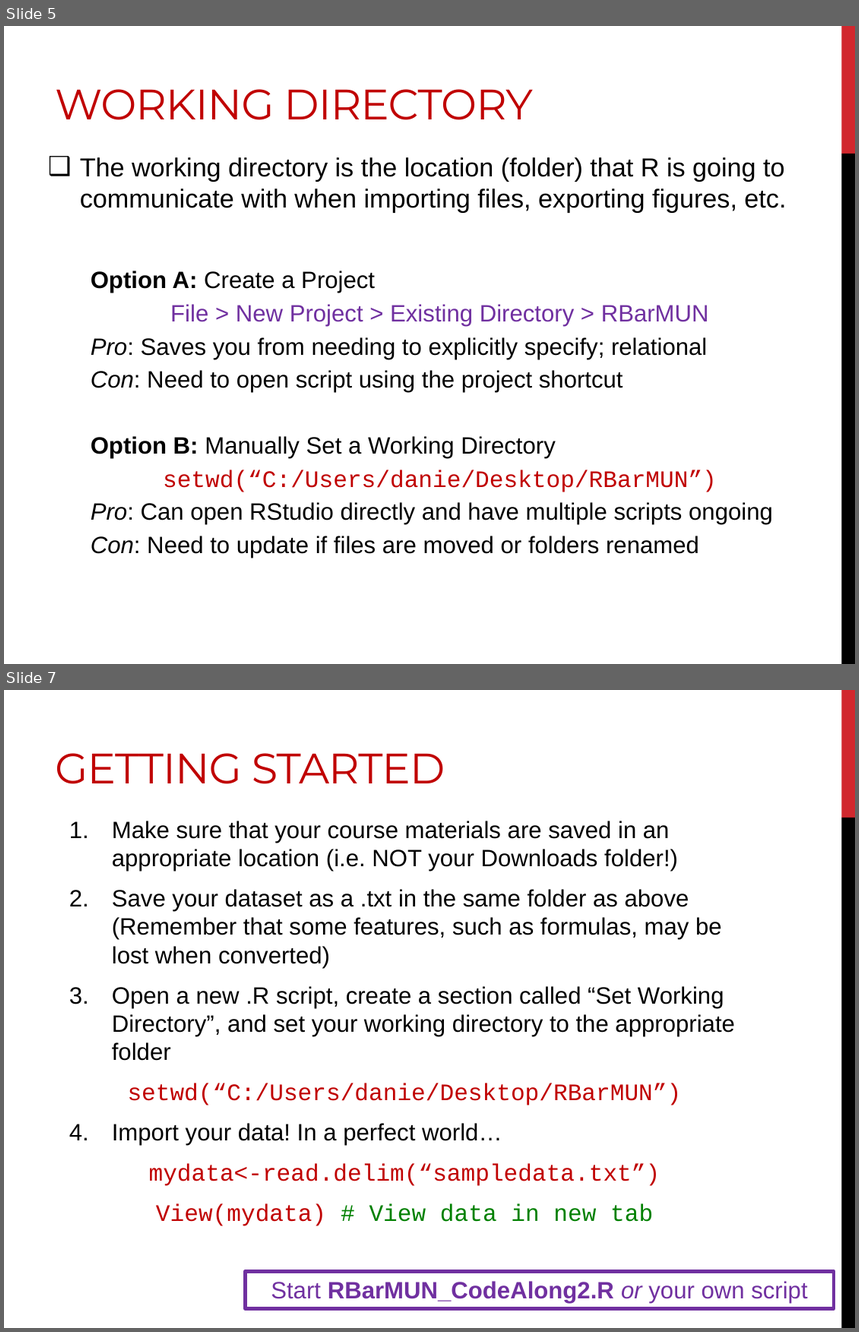
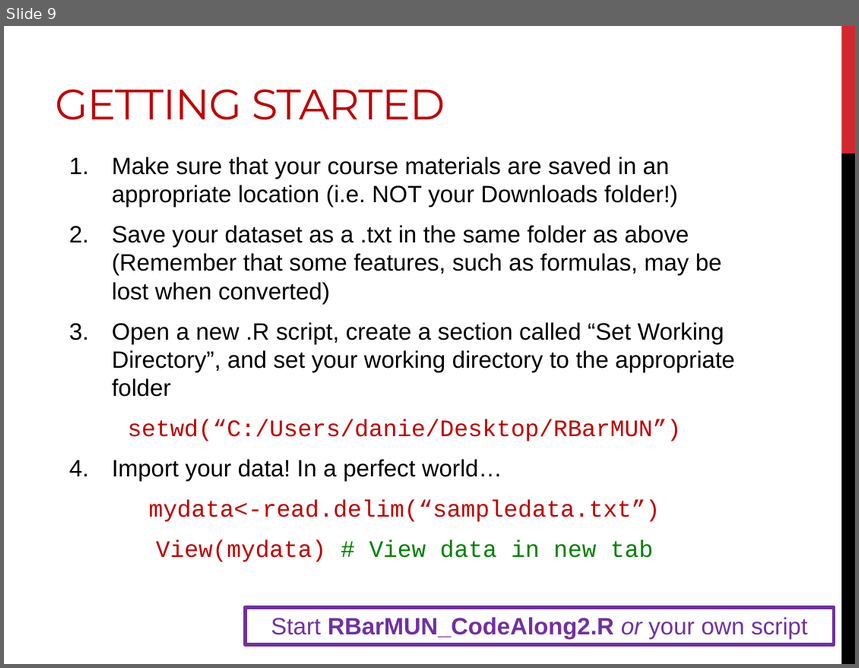
Before and after one commit to DanielleQuinn/RBarMUN, a slide deck: IntroWorkshop/RBar_IntroII.pptx. Shown one above the other, each under a label of ours: slides 5 and 7 before the commit, slide 9 after it; the slides between them are not shown. The pictures are 859x1332 and 859x668 pixels, drawn with LibreOffice and Linux fonts; fonts in the diff are those of the drawing. Boxes give left, top, right and bottom in pixels: in the first picture for what was removed or moved away, otherwise in the second. Text is boxed around its words. In the diff, an @@ line names an element or a change of style, - is before the commit and + after.

```diff
--- a/IntroWorkshop/RBar_IntroII.pptx
+++ b/IntroWorkshop/RBar_IntroII.pptx
@@ slide 5 removed at <box>4,26,855,664</box>, background #FFFFFF; not listed: 2 template elements that a slide beside it also shows @@
@@ title removed at <box>55,89,532,120</box> @@
-WORKING DIRECTORY
@@ text removed at <box>80,157,786,558</box> @@
-❑ The working directory is the location (folder) that R is going to communicate with when importing files, exporting figures, etc.
-  Option A: Create a Project
-  File > New Project > Existing Directory > RBarMUN
-  Pro: Saves you from needing to explicitly specify; relational
-  Con: Need to open script using the project shortcut
-  Option B: Manually Set a Working Directory
-  setwd(“C:/Users/danie/Desktop/RBarMUN”)
-  Pro: Can open RStudio directly and have multiple scripts ongoing
-  Con: Need to update if files are moved or folders renamed
@@ what was slide 7 is now slide 9 @@
```
Also in this commit, not shown: 2 slides changed, 6 slides added, 3 other slides removed.
